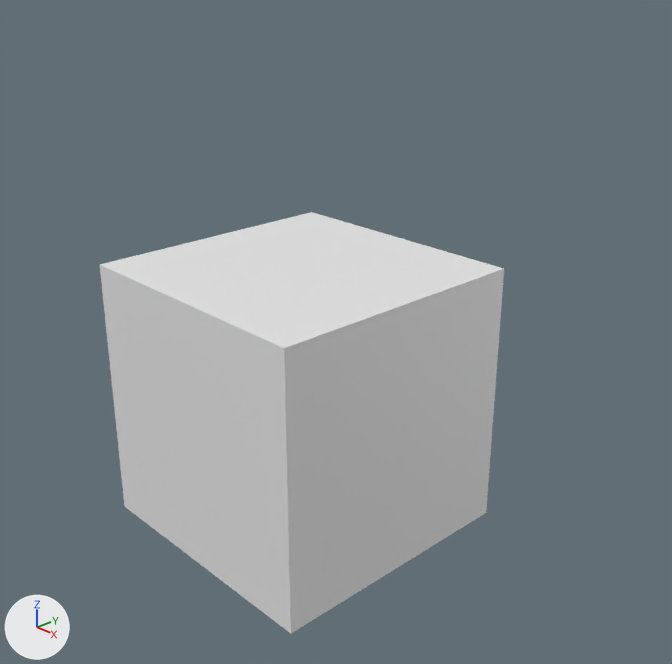
Two versions of the Blender file The Fog Is Coming/_modelsBlenderFormat/Bed.blend, one commit apart.
Camera for both pictures: a 50 mm camera at (4.67, -4.06, 3.1) aimed at (0.22, 0.13, 0.54). Arrows for +X, +Y and +Z are at lower left; the lights stay in place.

Before the edit, the objects in view are built like this:
```python
me_cube = bpy.data.meshes.new('Cube')
me_cube.from_pydata(...)  # a box spanning x -1.0..1.0, y -1.0..1.0, z -1.0..1.0
me_cube.materials.append(mat_material)  # white #e7e7e7
ob_cube = bpy.data.objects.new('Cube', me_cube)
ob_cube.location = (0.0, 0.0, 0.0)
```
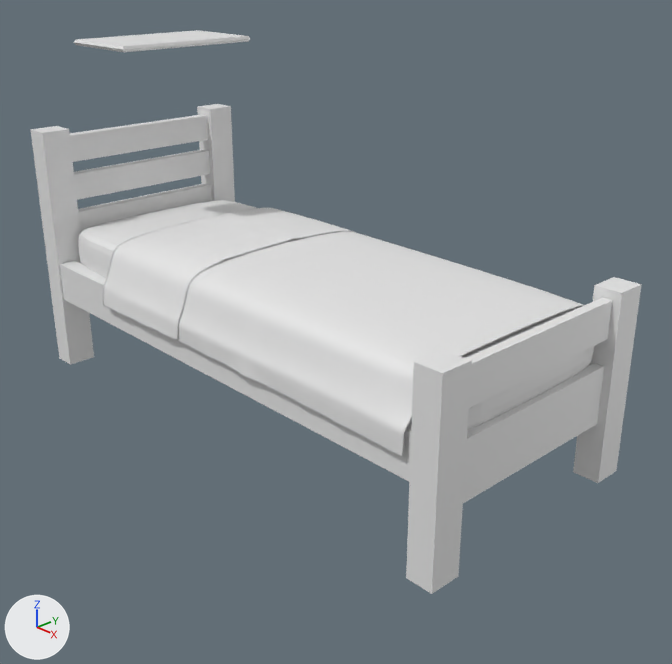
Where the change shows, as pixel boxes [x1, y1, x2, y2] in the pictures (672 x 664 px):
'Cube', mesh rescaled, moved, modifiers changed (28% wider, 45% shorter): before [100, 212, 504, 633]; after [78, 200, 594, 430]
'Plane', added: after [103, 208, 584, 456]
'Cube.001', added: after [406, 277, 642, 594]
'Cube.005', added: after [31, 104, 235, 365]
'Cube.004', added: after [463, 363, 604, 503]
'Cube.002', added: after [60, 261, 412, 481]
'Cube.003', added: after [466, 297, 612, 408]
'Cube.006', added: after [70, 115, 208, 162]
'Cube.007', added: after [74, 149, 210, 200]
'Cube.008', added: after [78, 183, 212, 233]
'Plane.001', added: after [74, 30, 250, 52]

What changed in the scene script:
```text
Change me_cube:
    where me_cube.from_pydata(...)  # 8 vertices, 6 faces; spans x -1.0..1.0, y -1.0..1.0, z -1.0..1.0
    used by ob_cube; location = (0.0, 0.0, 0.0)
    me_cube part 1: the whole mesh is scaled about its middle by (1.99, 0.8, 0.245), then moved by (0.03, 0.0, 0.84)
Add me_plane_003:
    me_plane_003.from_pydata(...)  # 16 vertices, 14 faces; spans x -1.862..-1.185, y -0.559..0.559, z 2.388..2.427
Add me_plane_002:
    me_plane_002.from_pydata(...)  # 3276 vertices, 3162 faces; spans x -1.08..1.0, y -0.93..0.93, z -0.69..-0.15
    me_plane_002.polygons.foreach_set('use_smooth', [True] * 3162)
Add me_cube_011:
    me_cube_011.from_pydata(...)  # a box spanning x -1.0..1.0, y -1.0..7.44, z -1.0..1.0
Add me_cube_007:
    me_cube_007.from_pydata(...)  # a box spanning x -1.0..1.0, y -1.0..0.62, z -1.0..1.76
Add me_cube_002:
    me_cube_002.from_pydata(...)  # a box spanning x -1.0..1.0, y -1.0..1.0, z -1.0..1.0
Add me_cube_001:
    me_cube_001.from_pydata(...)  # a box spanning x -1.0..1.0, y -1.0..0.62, z -1.0..0.89
Change ob_cube:
    ob_cube.location: (0.0, 0.0, 0.0) -> (0.0, 0.0, -0.004)
    add _m = ob_cube.modifiers.new('Bevel', 'BEVEL')
    add _m = ob_cube.modifiers.new('Subdivision', 'SUBSURF')
    add _m.levels = 3
    add _m.render_levels = 3
Add ob_plane_001:
    ob_plane_001 = bpy.data.objects.new('Plane.001', me_plane_003)
    ob_plane_001.location = (0.0, 0.0, 0.0)
Add ob_plane:
    ob_plane = bpy.data.objects.new('Plane', me_plane_002)
    ob_plane.location = (0.373, 0.0, 1.3)
    ob_plane.scale = (1.46, 1.0, 1.0)
    _m = ob_plane.modifiers.new('Solidify', 'SOLIDIFY')
    _m.thickness = 0.004
    _m = ob_plane.modifiers.new('Subdivision', 'SUBSURF')
    _m.render_levels = 1
Add ob_cube_008:
    ob_cube_008 = bpy.data.objects.new('Cube.008', me_cube_011)
    ob_cube_008.location = (-1.981, -0.533, 1.02)
    ob_cube_008.scale = (0.0426, 0.166, 0.101)
Add ob_cube_007:
    ob_cube_007 = bpy.data.objects.new('Cube.007', me_cube_011.copy())
    ob_cube_007.location = (-1.981, -0.533, 1.32)
    ob_cube_007.scale = (0.0426, 0.166, 0.101)
Add ob_cube_006:
    ob_cube_006 = bpy.data.objects.new('Cube.006', me_cube_011.copy())
    ob_cube_006.location = (-1.981, -0.533, 1.62)
    ob_cube_006.scale = (0.0426, 0.166, 0.101)
Add ob_cube_005:
    ob_cube_005 = bpy.data.objects.new('Cube.005', me_cube_007)
    ob_cube_005.location = (-1.985, 0.791, 0.574)
    ob_cube_005.scale = (0.0934, 0.135, 0.687)
    _m = ob_cube_005.modifiers.new('Mirror', 'MIRROR')
    _m.use_axis = (False, True, False)
    _m.mirror_object = ob_cube
Add ob_cube_004:
    ob_cube_004 = bpy.data.objects.new('Cube.004', me_cube_011.copy())
    ob_cube_004.location = (1.986, -0.54, 0.496)
    ob_cube_004.scale = (0.034, 0.166, 0.199)
Add ob_cube_003:
    ob_cube_003 = bpy.data.objects.new('Cube.003', me_cube_011.copy())
    ob_cube_003.location = (1.986, -0.54, 1.001)
    ob_cube_003.scale = (0.034, 0.166, 0.126)
Add ob_cube_002:
    ob_cube_002 = bpy.data.objects.new('Cube.002', me_cube_002)
    ob_cube_002.location = (0.002, 0.8, 0.606)
    ob_cube_002.scale = (1.89, 0.0642, 0.148)
    _m = ob_cube_002.modifiers.new('Mirror', 'MIRROR')
    _m.use_axis = (False, True, False)
    _m.mirror_object = ob_cube
Add ob_cube_001:
    ob_cube_001 = bpy.data.objects.new('Cube.001', me_cube_001)
    ob_cube_001.location = (1.982, 0.829, 0.574)
    ob_cube_001.scale = (0.0934, 0.135, 0.687)
    _m = ob_cube_001.modifiers.new('Mirror', 'MIRROR')
    _m.use_axis = (False, True, False)
    _m.mirror_object = ob_cube
```
